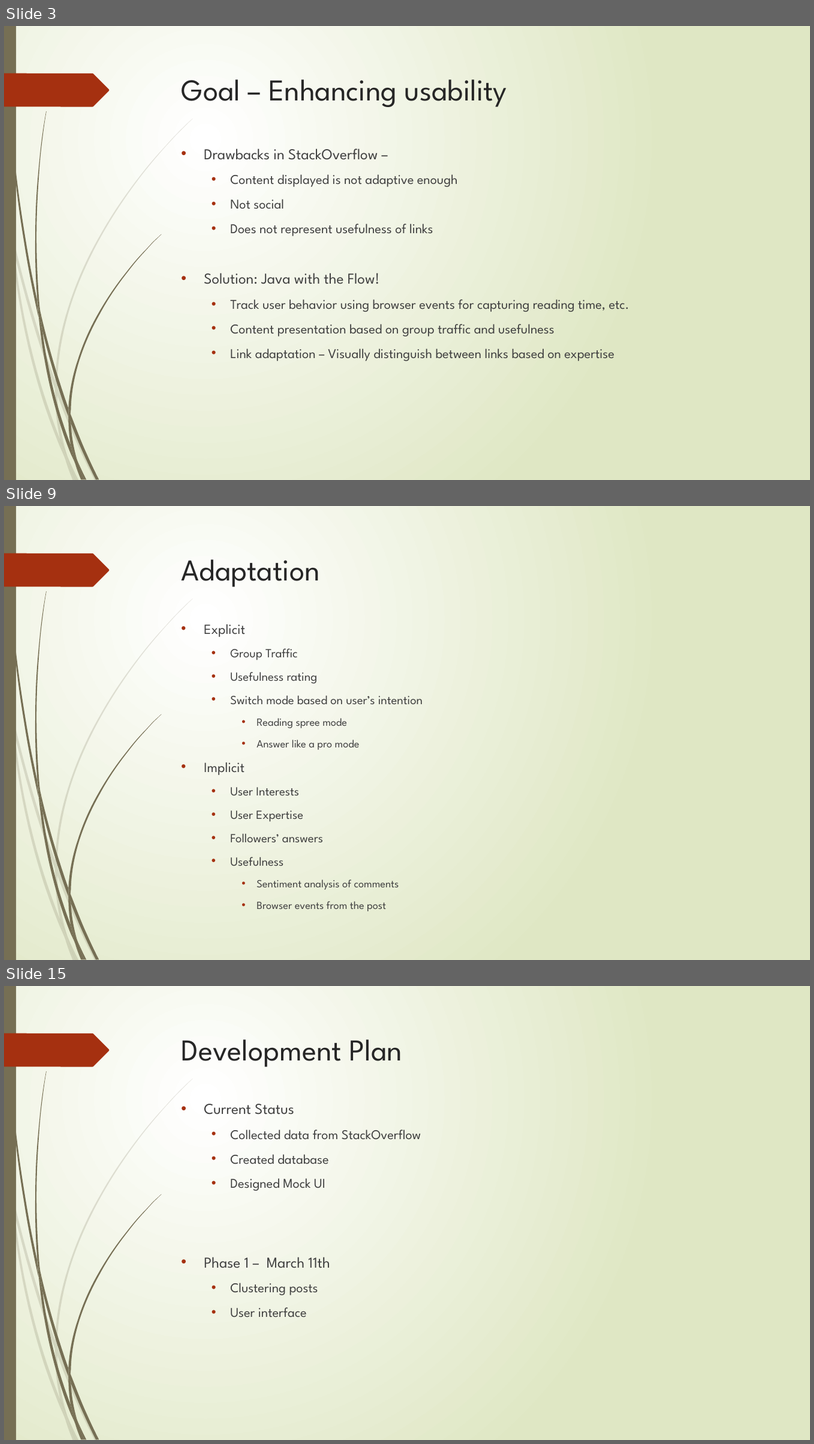
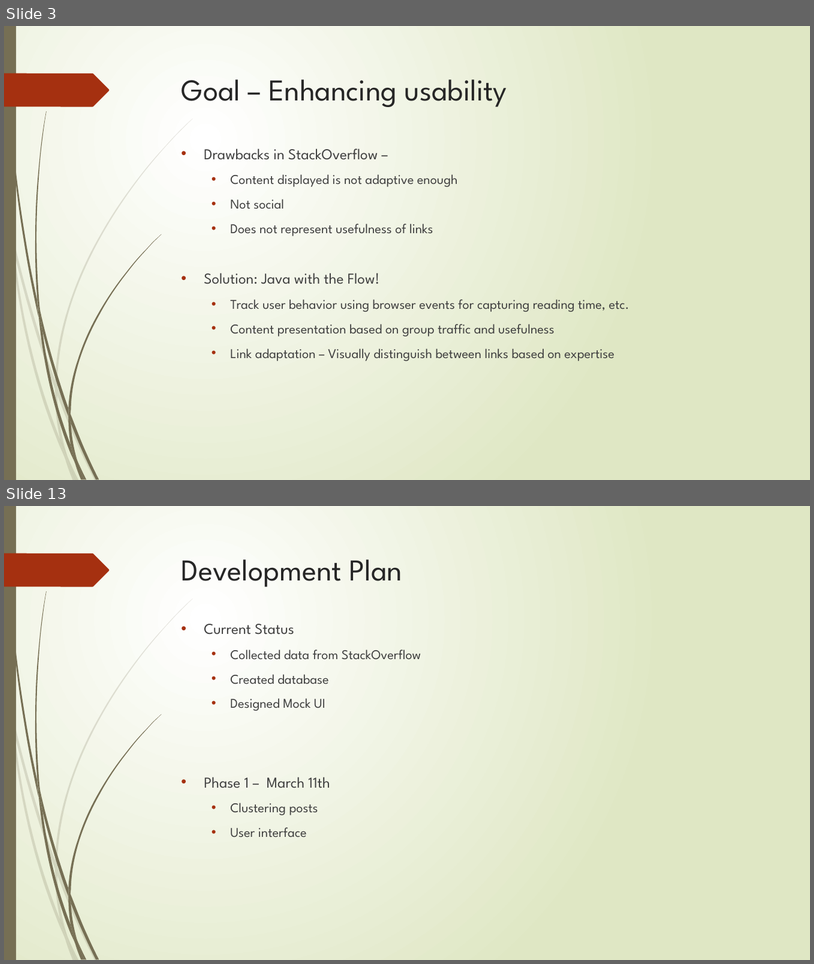
Before and after one commit to aartirao/JavaWithTheFlow, a slide deck: index/ppt/JavaWithTheFlow.pptx. Shown one above the other, each under a label of ours: slides 3, 9 and 15 before the commit, slides 3 and 13 after it; the slides between them are not shown. The pictures are 814x1444 and 814x964 pixels, drawn with LibreOffice and Linux fonts; fonts in the diff are those of the drawing. Boxes give left, top, right and bottom in pixels: in the first picture for what was removed or moved away, otherwise in the second. Text is boxed around its words. In the diff, an @@ line names an element or a change of style, - is before the commit and + after.

```diff
--- a/index/ppt/JavaWithTheFlow.pptx
+++ b/index/ppt/JavaWithTheFlow.pptx
@@ slide 9 removed at (x1=4, y1=506, x2=810, y2=960), background gradient #FFFFFF to #DFE8C4; not listed: 24 template elements that a slide beside it also shows @@
@@ title removed at (x1=182, y1=559, x2=320, y2=587) @@
-Adaptation
@@ text removed at (x1=204, y1=624, x2=423, y2=911) @@
-• Explicit
-  • Group Traffic
-  • Usefulness rating
-  • Switch mode based on user’s intention
-    • Reading spree mode
-    • Answer like a pro mode
-• Implicit
-  • User Interests
-  • User Expertise
-  • Followers’ answers
-  • Usefulness
-    • Sentiment analysis of comments
-    • Browser events from the post
@@ what was slide 15 is now slide 13 @@
```
Also in this commit, not shown: 6 slides changed, 5 slides added, 6 other slides removed.
